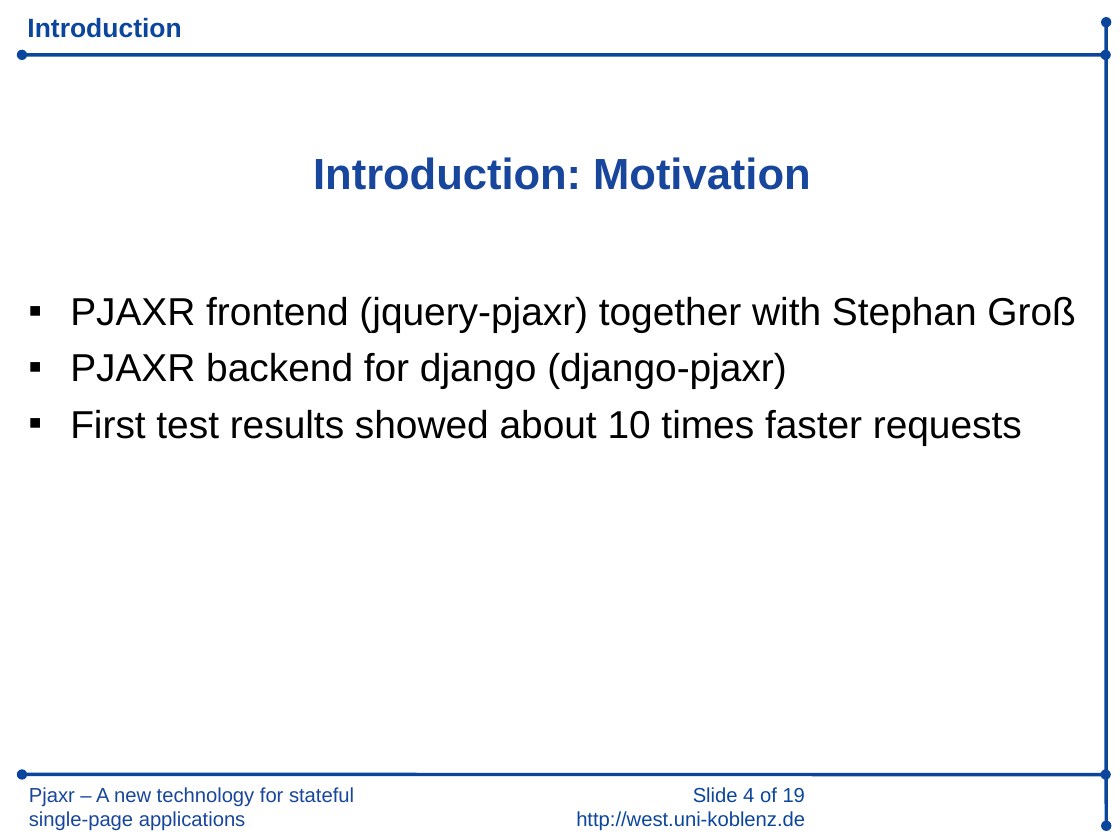
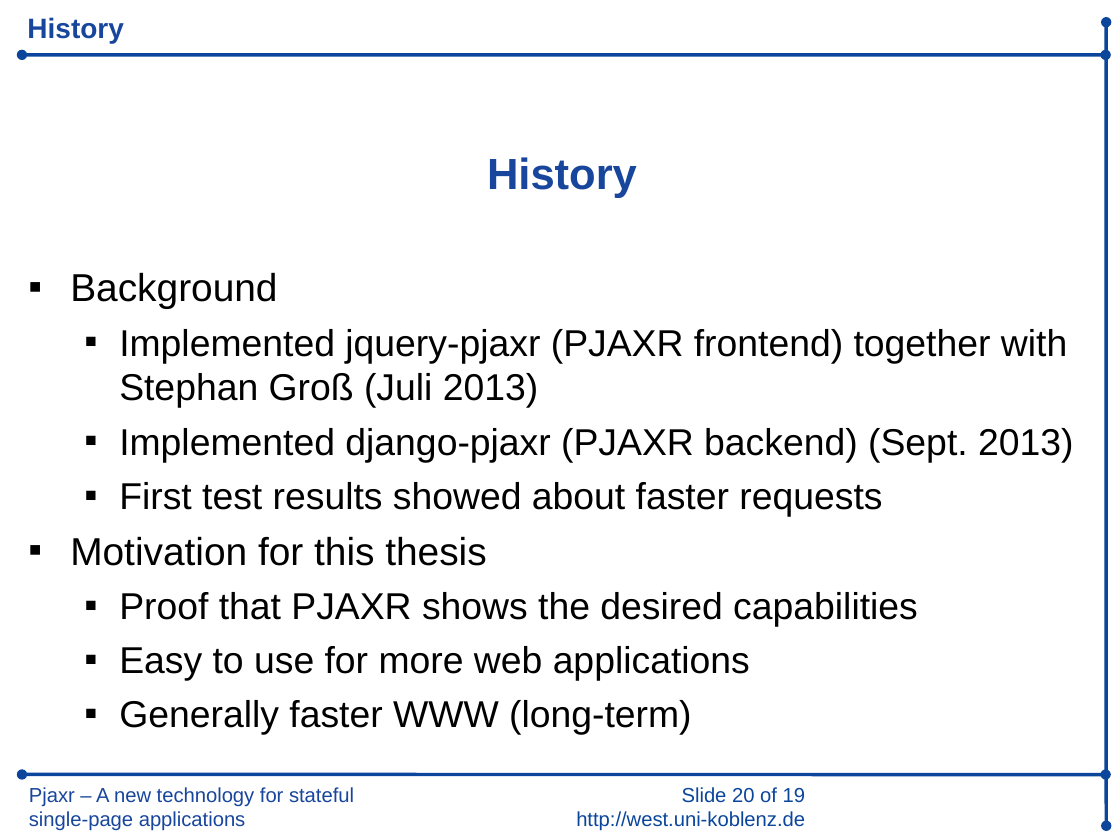
Before and after one commit to iekadou/bachelor-thesis, a slide deck: slide 20 of colloquium/colloquium.ppt (slide 4 before the commit). Drawn at 1120x840 pixels with LibreOffice and Linux fonts; fonts in the diff are those of the drawing; background and template pictures are left out. Boxes give left, top, right and bottom in pixels: in the first picture for what was removed or moved away, otherwise in the second. Text is boxed around its words. In the diff, an @@ line names an element or a change of style, - is before the commit and + after.

```diff
--- a/colloquium/colloquium.ppt
+++ b/colloquium/colloquium.ppt
@@ title at (27,17,123,43): text changed; size 17 to 18 pt; text colour #0B469C to #18469C @@
-Introduction
+History
@@ text at (487,157,637,198): text changed @@
-Introduction: Motivation
+History
@@ text at (70,272,1073,735): text changed; size 25 to 24 pt @@
-▪ PJAXR frontend (jquery-pjaxr) together with Stephan Groß
-▪ PJAXR backend for django (django-pjaxr)
-▪ First test results showed about 10 times faster requests
+▪ Background
+  ▪ Implemented jquery-pjaxr (PJAXR frontend) together with Stephan Groß (Juli 2013)
+  ▪ Implemented django-pjaxr (PJAXR backend) (Sept. 2013)
+  ▪ First test results showed about faster requests
+▪ Motivation for this thesis
+  ▪ Proof that PJAXR shows the desired capabilities
+  ▪ Easy to use for more web applications
+  ▪ Generally faster WWW (long-term)
@@ text at (576,787,805,831): text changed @@
-Slide 4 of 19
-http://west.uni-koblenz.de
+Slide 20 of 19
+http://west.uni-koblenz.de
```
Also in this commit, not shown: 13 other slides changed, 3 slides added, 1 slide removed, 2 other files.
